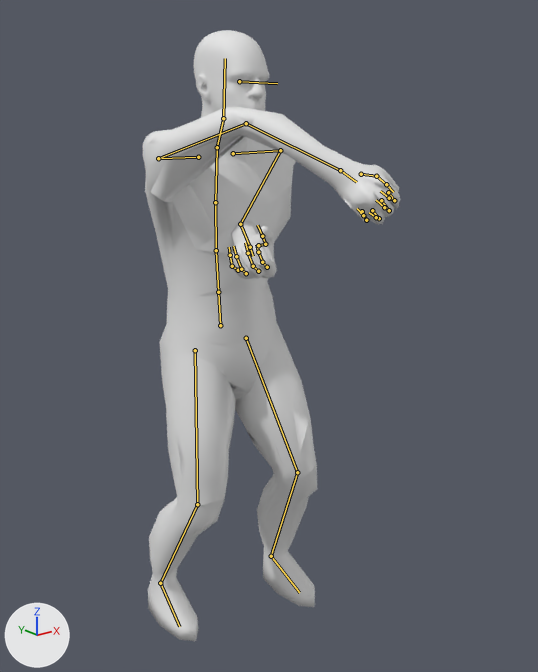
The glTF model TerraForest/addons/characters/authoring/Human.pickaxe_crosscut.glb, before and after one commit.
Both versions are drawn from a 50 mm camera at (-1.195, -1.708, 1.563) aimed at (0.015, -0.197, 0.959). Every picture has the same lights, and +X, +Y and +Z are marked at lower left. The picture after the commit comes second. Both versions are drawn at frame 20 of the action 'FP_Pickaxe_Crosscut_Swing'; the numbers are the values there. The bones that change, and the others that lie on the model, are drawn over the model as lines.

In view in the first picture: 'Human_Body'.
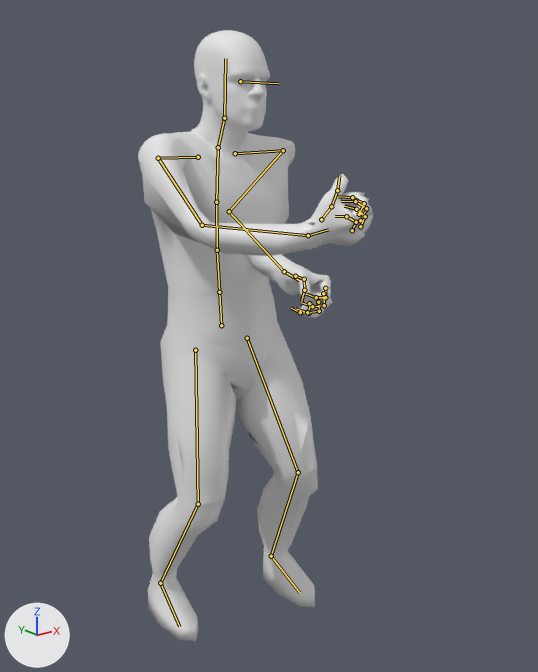
Pixel boxes (x1, y1, x2, y2) of what changed, in the pictures (538 x 672 px):
'Human_Body', posed (9% narrower)
    before: (143, 30, 400, 641)
    after: (138, 30, 373, 641)
bone 'Spine', root to tip
    before: (218, 292) to (216, 250)
    after: (219, 292) to (217, 250)
bone 'Spine1', root to tip
    before: (216, 250) to (215, 202)
    after: (217, 250) to (216, 202)
bone 'Spine2', root to tip
    before: (215, 202) to (217, 148)
    after: (216, 202) to (218, 148)
bone 'LeftShoulder', root to tip
    before: (233, 153) to (280, 150)
    after: (235, 153) to (283, 150)
bone 'LeftArm', root to tip
    before: (280, 150) to (240, 224)
    after: (283, 150) to (229, 211)
bone 'LeftForeArm', root to tip
    before: (240, 224) to (250, 247)
    after: (229, 211) to (284, 271)
bone 'LeftHand', root to tip
    before: (250, 247) to (253, 256)
    after: (284, 271) to (299, 280)
bone 'Neck', root to tip
    before: (217, 147) to (223, 118)
    after: (218, 147) to (224, 118)
bone 'RightArm', root to tip
    before: (158, 158) to (246, 123)
    after: (158, 158) to (202, 225)
bone 'RightForeArm', root to tip
    before: (246, 123) to (340, 170)
    after: (202, 225) to (308, 235)
bone 'RightHand', root to tip
    before: (340, 170) to (356, 182)
    after: (308, 235) to (328, 229)

The change, as a list of edits to the scene's bpy script:
```text
Change bone_spine:
    where bone_spine = bpy.data.objects['Human_Rig'].pose.bones['Spine']  # child of 'Hips'
    bone_spine.rotation_quaternion: (0.999, 0.029, 0.041, 0.004) -> (0.999, 0.029, 0.029, 0.003)  # degrees (3, 5, 1) -> degrees (3, 3, 0)
Change bone_spine1:
    where bone_spine1 = bpy.data.objects['Human_Rig'].pose.bones['Spine1']  # child of 'Spine'
    bone_spine1.rotation_quaternion: (0.999, 0.029, 0.041, 0.003) -> (0.999, 0.029, 0.029, 0.002)  # degrees (3, 5, 0) -> degrees (3, 3, 0)
Change bone_spine2:
    where bone_spine2 = bpy.data.objects['Human_Rig'].pose.bones['Spine2']  # child of 'Spine1'
    bone_spine2.rotation_quaternion: (0.999, 0.029, 0.041, 0.003) -> (0.999, 0.029, 0.029, 0.002)  # degrees (3, 5, 0) -> degrees (3, 3, 0)
Change bone_leftshoulder:
    where bone_leftshoulder = bpy.data.objects['Human_Rig'].pose.bones['LeftShoulder']  # child of 'Spine2'
    bone_leftshoulder.rotation_quaternion: (0.95, 0.167, -0.069, -0.253) -> (0.958, 0.168, -0.074, -0.22)  # degrees (21, -3, -30) -> degrees (21, -4, -27)
Change bone_leftarm:
    where bone_leftarm = bpy.data.objects['Human_Rig'].pose.bones['LeftArm']  # child of 'LeftShoulder'
    bone_leftarm.rotation_quaternion: (0.418, -0.881, -0.175, 0.138) -> (0.352, -0.907, -0.017, -0.233)  # degrees (-128, 6, 25) -> degrees (-136, -26, -8)
Change bone_leftforearm:
    where bone_leftforearm = bpy.data.objects['Human_Rig'].pose.bones['LeftForeArm']  # child of 'LeftArm'
    bone_leftforearm.rotation_quaternion: (0.845, -0.37, -0.109, -0.371) -> (0.874, 0.458, 0.021, -0.163)  # degrees (-38, -27, -38) -> degrees (54, 11, -16)
Change bone_lefthand:
    where bone_lefthand = bpy.data.objects['Human_Rig'].pose.bones['LeftHand']  # child of 'LeftForeArm'
    bone_lefthand.rotation_quaternion: (0.996, 0.085, 0.027, 0.024) -> (0.986, 0.16, 0.039, 0.011)  # degrees (10, 3, 3) -> degrees (18, 4, 2)
Change bone_neck:
    where bone_neck = bpy.data.objects['Human_Rig'].pose.bones['Neck']  # child of 'Spine2'
    bone_neck.rotation_quaternion: (0.99, -0.063, -0.116, 0.04) -> (0.994, -0.064, -0.083, 0.028)  # degrees (-8, -13, 6) -> degrees (-8, -9, 4)
Change bone_rightshoulder:
    where bone_rightshoulder = bpy.data.objects['Human_Rig'].pose.bones['RightShoulder']  # child of 'Spine2'
    bone_rightshoulder.rotation_quaternion: (0.98, 0.169, 0.102, 0.014) -> (0.98, 0.169, 0.097, 0.048)  # degrees (20, 11, 4) -> degrees (20, 10, 7)
Change bone_rightarm:
    where bone_rightarm = bpy.data.objects['Human_Rig'].pose.bones['RightArm']  # child of 'RightShoulder'
    bone_rightarm.rotation_quaternion: (0.594, 0.142, 0.121, 0.783) -> (0.784, -0.449, 0.133, 0.407)  # degrees (21, -5, 105) -> degrees (-47, 35, 39)
Change bone_rightforearm:
    where bone_rightforearm = bpy.data.objects['Human_Rig'].pose.bones['RightForeArm']  # child of 'RightArm'
    bone_rightforearm.rotation_quaternion: (0.645, -0.264, 0.58, -0.422) -> (0.695, -0.226, 0.669, 0.134)  # degrees (-77, 32, -92) -> degrees (-89, 82, -59)
Change bone_righthand:
    where bone_righthand = bpy.data.objects['Human_Rig'].pose.bones['RightHand']  # child of 'RightForeArm'
    bone_righthand.rotation_quaternion: (0.995, -0.043, -0.042, -0.076) -> (0.964, -0.267, 0.0, 0.006)  # degrees (-5, -5, -9) -> degrees (-31, 0, 1)
```
